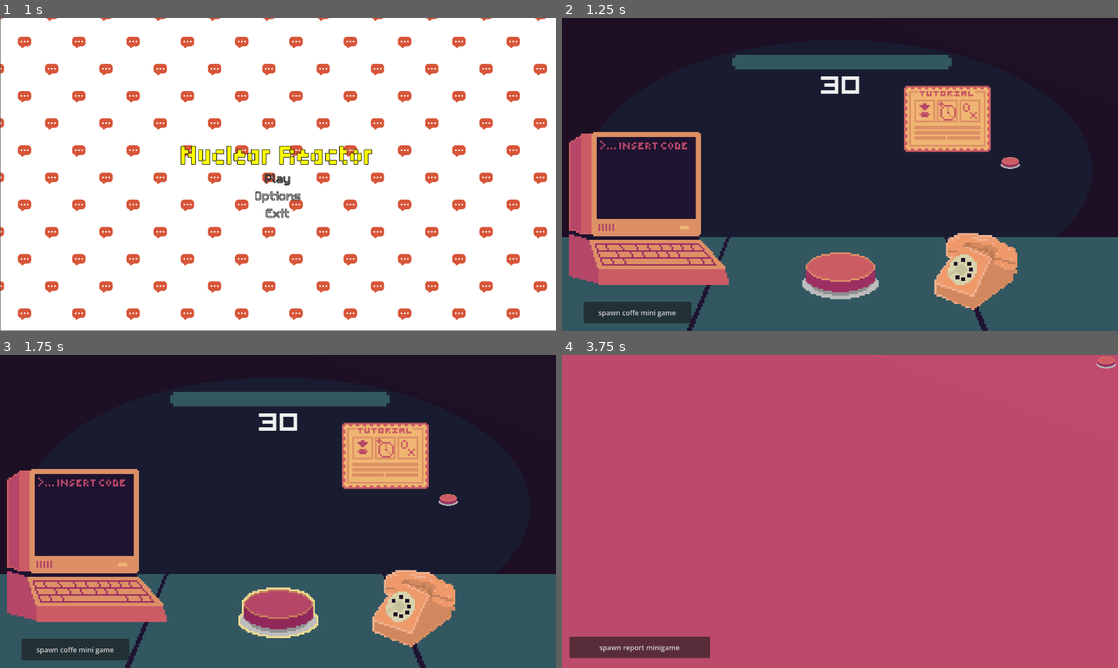
Above: before the commit, frames 1-4 (two rows, left to right).
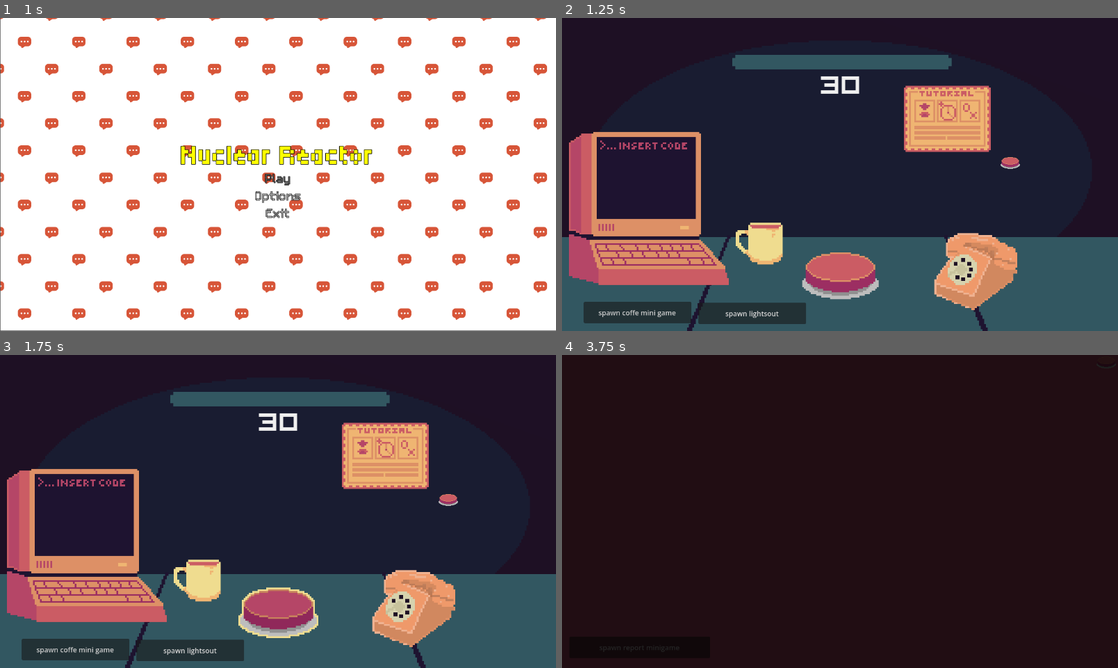
Above: after the commit, the same moments.

Repository: EroAxe/GMTK-2026-CICD-Test
Game: Godot game, scene res://Scenes/main_menu.tscn
Two runs of this game, one before a commit and one after it. Both use one fixed random seed, a clock stepped at 60 frames per second and the inputs below. Sound files missing from this copy of the repository are replaced by a short silence.
Inputs (mouse positions are in pixels of both pictures, inside the frame that each line leads up to):
- Up to frame 1 (1 s): click "Play" at 0.5 s
- Up to frame 2 (1.25 s): no input
- Up to frame 3 (1.75 s): click (278, 611) at 1.25 s
- Up to frame 4 (3.75 s): click (751, 649) at 2 s, where only the run after the commit has a clickable "spawn lightsout"; click (762, 580) at 2.77 s; click (650, 545) at 3.5 s

Frame 1 is identical in both runs. In frame 2, 2.2% of the frame differs, in the area x 24-44%, y 65-98%; in frame 3, 2.2%; in frame 4, 100%, in the area x 0-100%, y 0-100%.

Commit message:
LightOuts connected to minigamemanager

Diff:
--- /dev/null
+++ b/Scenes/minigames/lightsout_minigame.tscn
@@ -0,0 +1,17 @@
+[gd_scene format=3 uid="uid://b3p8axupphhqo"]
+
+[ext_resource type="Script" uid="uid://c5slrrnprb1qc" path="res://Scripts/minigames/lightsout_minigame.gd" id="1_4jaex"]
+[ext_resource type="Texture2D" uid="uid://cfoswy53wv417" path="res://Assets/Fonts/Pressed (1).png" id="2_f4nok"]
+
+[node name="lightsout_minigame" type="Node2D" unique_id=1121841249]
+script = ExtResource("1_4jaex")
+
+[node name="switch" type="TextureButton" parent="." unique_id=769426423]
+offset_left = 1009.0
+offset_top = 318.0
+offset_right = 1055.0
+offset_bottom = 348.0
+texture_normal = ExtResource("2_f4nok")
+stretch_mode = 4
+
+[connection signal="pressed" from="switch" to="." method="_on_switch_pressed"]
--- a/Scenes/prototype.tscn
+++ b/Scenes/prototype.tscn
@@ -15,7 +15,9 @@
 [ext_resource type="Texture2D" uid="uid://wfajhnw8vkqj" path="res://Assets/Computer_and_screens/computerlefthover.webp" id="10_xnjhx"]
 [ext_resource type="PackedScene" uid="uid://deso7chb543fb" path="res://Scenes/menu_controller.tscn" id="12_xnjhx"]
 [ext_resource type="PackedScene" uid="uid://dmoos8dqd414g" path="res://Scenes/minigames/phone_minigame.tscn" id="17_40fcm"]
+[ext_resource type="Texture2D" uid="uid://diig05lu15bdd" path="res://Assets/coffe_assets/coffee.webp" id="17_y8y5s"]
 [ext_resource type="PackedScene" uid="uid://57s6ndepfpq0" path="res://Scenes/Dialogue.tscn" id="18_044ci"]
+[ext_resource type="Texture2D" uid="uid://ttqcuc4iskp2" path="res://Assets/coffe_assets/coffeehover.webp" id="18_aya2x"]
 [ext_resource type="Shader" uid="uid://dh3mno6ianhjw" path="res://Assets/Shaders/drowsiness.gdshader" id="21_aya2x"]
 [ext_resource type="Texture2D" uid="uid://brs088knxpr3" path="res://Assets/Fonts/03.stronger_choices/488d6042bbb48b409ea7d633200c7a880ace1b9c.png" id="22_aya2x"]
 [ext_resource type="PackedScene" uid="uid://jpo4ke8knmy6" path="res://Scenes/light_switch.tscn" id="23_go56e"]
@@ -122,7 +124,7 @@
 scale = Vector2(4, 4)
 texture = ExtResource("6_40fcm")
 
-[node name="LightBulb" type="PointLight2D" parent="." unique_id=1940908883]
+[node name="LightBulb" type="PointLight2D" parent="." unique_id=1940908883 groups=["light_bulb"]]
 unique_name_in_owner = true
 position = Vector2(313, -101.00001)
 rotation = -2.801209
@@ -135,12 +137,10 @@
 [node name="CanvasModulate" type="CanvasModulate" parent="." unique_id=960082102]
 color = Color(0.16565639, 0.16565642, 0.16565639, 1)
 
-[node name="LightSwitch" parent="." unique_id=378020022 node_paths=PackedStringArray("main_button") instance=ExtResource("23_go56e")]
+[node name="LightSwitch" parent="." unique_id=378020022 groups=["switch"] instance=ExtResource("23_go56e")]
 position = Vector2(1033, 335)
-main_button = NodePath("../UI/Button")
-minimum_light_time = 12.0
-
-[node name="blackout_timer" type="Timer" parent="." unique_id=1869776811]
+
+[node name="blackout_timer" type="Timer" parent="." unique_id=425932405]
 unique_name_in_owner = true
 
 [node name="Minigames" type="Node2D" parent="." unique_id=485027352]
@@ -155,6 +155,13 @@
 offset_bottom = 702.0
 text = "spawn coffe mini game"
 
+[node name="spawnlightsout" type="Button" parent="." unique_id=110077987]
+offset_left = 314.0
+offset_top = 655.0
+offset_right = 562.0
+offset_bottom = 704.0
+text = "spawn lightsout"
+
 [node name="darkness_overlay" type="ColorRect" parent="." unique_id=624883040 groups=["darkness_overlay"]]
 z_index = 10
 material = SubResource("ShaderMaterial_aya2x")
@@ -175,9 +182,19 @@
 offset_bottom = -2.0
 mouse_filter = 2
 
+[node name="Coffee" type="TextureButton" parent="." unique_id=2119243225]
+offset_left = 396.0
+offset_top = 459.0
+offset_right = 426.0
+offset_bottom = 489.0
+scale = Vector2(4, 4)
+texture_normal = ExtResource("17_y8y5s")
+texture_hover = ExtResource("18_aya2x")
+stretch_mode = 4
+
 [connection signal="pressed" from="UI/Computer" to="." method="_on_computer_pressed"]
 [connection signal="timeout" from="CountDown" to="." method="_on_count_down_timeout"]
-[connection signal="timeout" from="blackout_timer" to="LightSwitch" method="_on_blackout_timer_timeout"]
 [connection signal="pressed" from="spawncoffeeminigame" to="." method="_on_spawncoffeeminigame_pressed"]
+[connection signal="pressed" from="spawnlightsout" to="." method="_on_spawnlightsout_pressed"]
 
 [editable path="Minigames/Phone_minigame"]
--- a/Scripts/light_switch.gd
+++ b/Scripts/light_switch.gd
@@ -3,28 +3,12 @@
 @onready var switch: AnimatedSprite2D = $Switch
 @onready var light_bulb: PointLight2D = %LightBulb
 
-@onready var blackout_timer: Timer = %blackout_timer
 
-
-@export var main_button: TextureButton
-
-
-@export var minimum_light_time: float = 5.0
-@export var maximum_light_time: float = 15.0
-
-
-func _ready() -> void:
-
-	start_random_blackout()
-
-
-func start_random_blackout() -> void:
-	# Pick a random number of seconds
-	var random_time = randf_range(minimum_light_time, maximum_light_time)
-	# Start the timer with random time number
-	blackout_timer.start(random_time)
-
-
+func _process(delta: float) -> void:
+	if MiniGameManager.is_active("lightsout"):
+		hide()
+	else:
+		show()
 
 func _on_timer_timeout() -> void:
 	if light_bulb.enabled == true:
@@ -34,7 +18,6 @@
 func force_lights_out() -> void:
 	switch.play("Switch_off")
 	light_bulb.enabled = false
-	main_button.disabled = true
 
 #mouse click
 func _on_input_event(viewport: Node, event: InputEvent, shape_idx: int) -> void:
@@ -52,15 +35,12 @@
 
 	if light_bulb.enabled == true:
 		force_lights_out()
-		blackout_timer.stop()
 
 	else:
 		switch.play("switch_on")
 		light_bulb.enabled = true
-		main_button.disabled = false
 
 		# Restart the random countdown
-		start_random_blackout()
 
 
 func _on_blackout_timer_timeout() -> void:
--- /dev/null
+++ b/Scripts/minigames/lightsout_minigame.gd
@@ -0,0 +1,47 @@
+extends Node2D
+
+@onready var switch: AnimatedSprite2D = $Switch
+@onready var light_bulb
+
+@export var minimum_light_time: float = 5.0
+@export var maximum_light_time: float = 15.0
+
+
+func _ready() -> void:
+	light_bulb = get_tree().get_first_node_in_group("light_bulb")
+	force_lights_out()
+
+	print(light_bulb)
+
+func start_random_blackout() -> void:
+	# Pick a random number of seconds
+	var random_time = randf_range(minimum_light_time, maximum_light_time)
+	# Start the timer with random time number
+
+
+
+func _on_timer_timeout() -> void:
+	if light_bulb.enabled == true:
+		force_lights_out()
+
+
+func force_lights_out() -> void:
+	light_bulb.enabled = false
+
+func toggle_switch() -> void:
+
+	if light_bulb.enabled == true:
+		force_lights_out()
+	else:
+		light_bulb.enabled = true
+		# Restart the random countdown
+		EventBus.fire("minigame_completed", {"instance": self})
+		queue_free()
+
+
+func _on_blackout_timer_timeout() -> void:
+	if light_bulb.enabled == true:
+		force_lights_out()
+
+func _on_switch_pressed() -> void:
+	toggle_switch()
--- a/Scripts/prototype.gd
+++ b/Scripts/prototype.gd
@@ -66,3 +66,7 @@
 
 func _on_spawncoffeeminigame_pressed() -> void:
 	MiniGameManager.spawn("coffee",self)
+
+
+func _on_spawnlightsout_pressed() -> void:
+	MiniGameManager.spawn("lightsout",self)
--- a/autoload/MiniGameManager.gd
+++ b/autoload/MiniGameManager.gd
@@ -4,7 +4,8 @@
 #add your mini game scenes here.
 var minigame_scenes := {
 	"report": preload("res://Scenes/minigames/report_minigame.tscn"),
-	"coffee": preload("res://Scenes/minigames/coffee_minigame.tscn")
+	"coffee": preload("res://Scenes/minigames/coffee_minigame.tscn"),
+	"lightsout": preload("res://Scenes/minigames/lightsout_minigame.tscn")
 }
 
 func _ready() -> void:
Not shown, added: Scripts/minigames/lightsout_minigame.gd.uid
